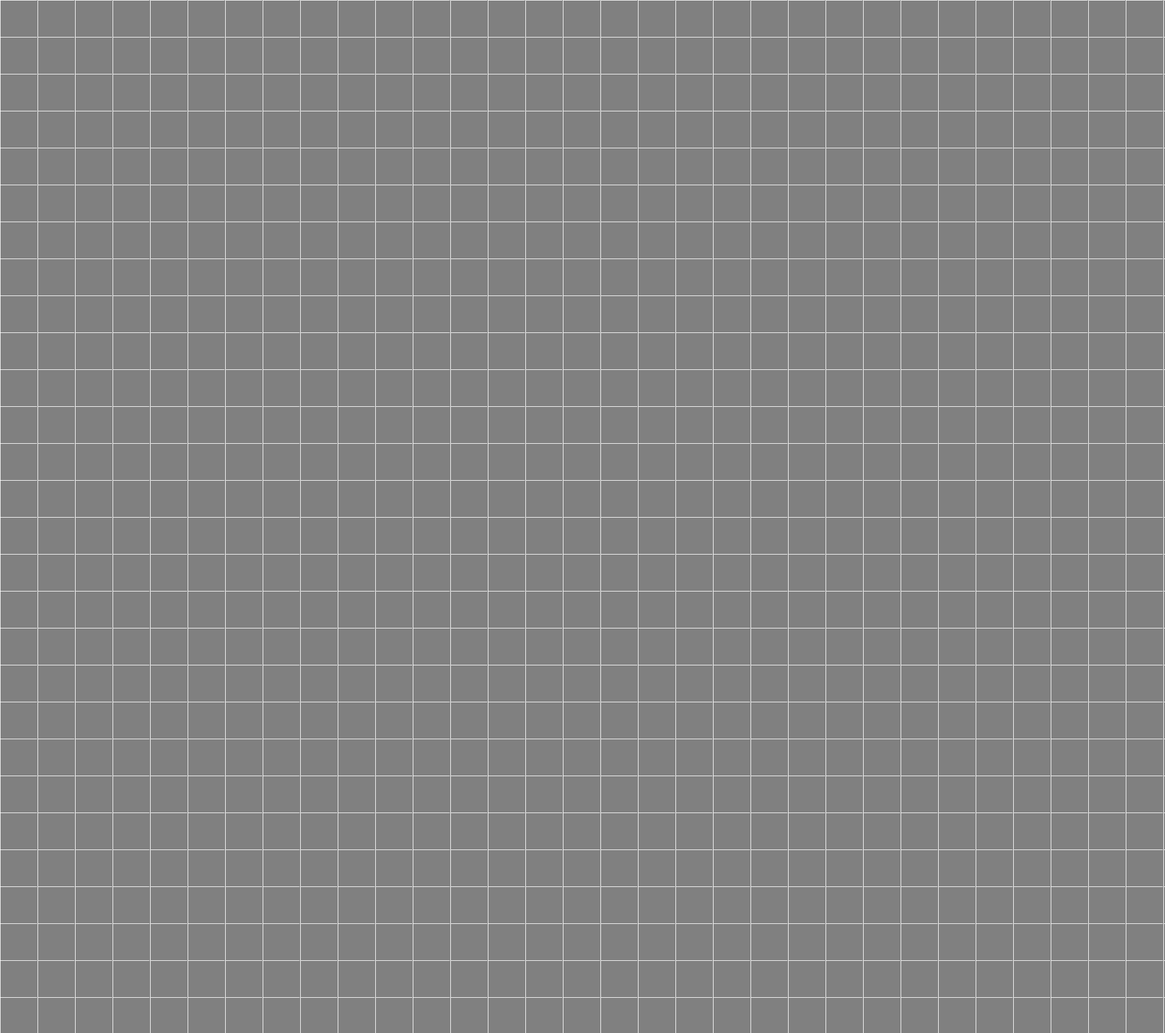
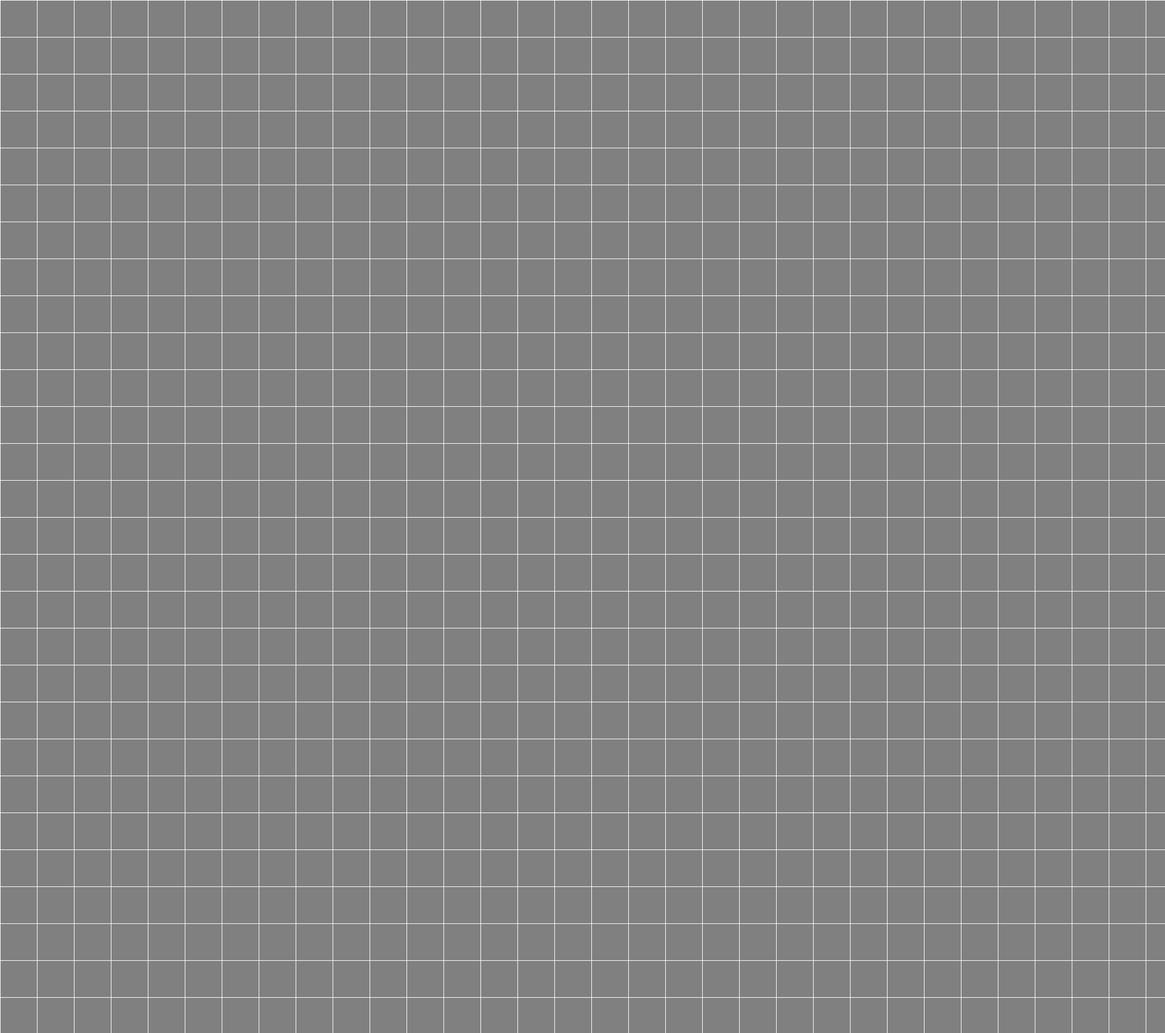
Layered file, before and after one edit (1165x1033). Changes by layer:
added layer "Layer 2" above "Layer 1" over <box>36,0,1164,1033</box>
hid "Layer 1" over <box>36,0,1164,1033</box>
